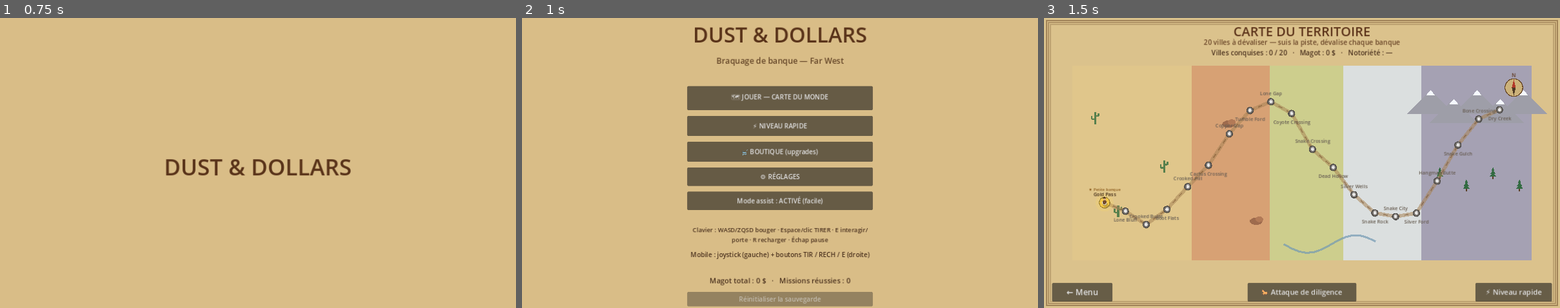
Above: before the commit, frames 1-3 (left to right).
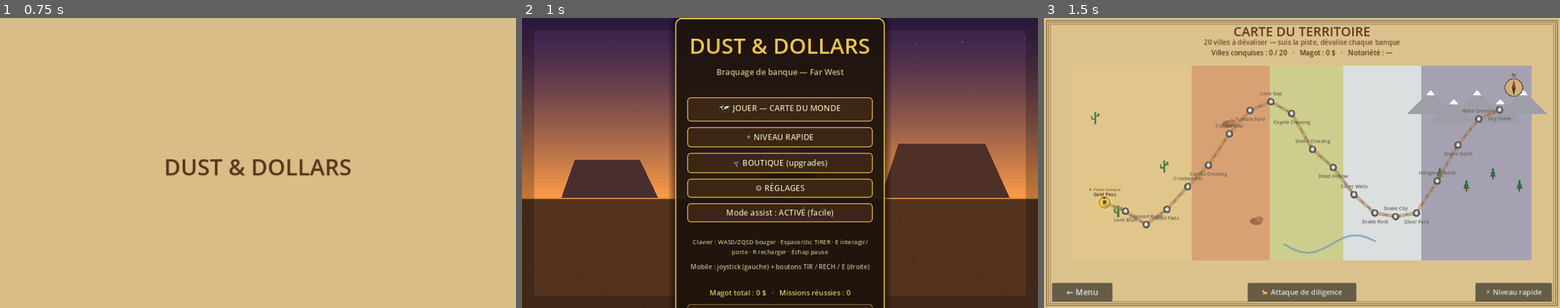
Above: after the commit, the same moments.

Repository: sebadiaz/Cowboys
Game: Godot game, scene res://scenes/Boot.tscn
The game is run twice, just before and just after one commit, with the same random seed, the same clock (stepped at 60 frames per second) and the same inputs.
Inputs (mouse positions are in pixels of both pictures, inside the frame that each line leads up to):
- Up to frame 1 (0.75 s): tap Enter at 0.5 s; move the mouse to (371, 148) at 0.52 s; hold D (move_right) from 0.53 s (still down); hold Space (fire) from 0.53 s (still down); click (371, 148) at 0.67 s
- Up to frame 2 (1 s): keep holding D (move_right); keep holding Space (fire)
- Up to frame 3 (1.5 s): release D (move_right) at 1.25 s; release Space (fire) at 1.25 s; click "🗺 JOUER — CARTE DU MONDE" at 1.25 s

Frame 1 is identical in both runs. In frame 2, 100% of the frame differs, in the area x 0-100%, y 0-100%; in frame 3, nothing differs.

Commit message:
Menus harmonisés au langage western (cuir/laiton/or) + décor de fond peint
- ui_theme.gd (Theme partagé): boutons cuir bordés or, panneau central lisible,
  titres dorés à contour. Appliqué à MainMenu / ResultScreen / ShopScreen.
- ui_backdrop.gd: coucher de soleil far-west peint (ciel dégradé, étoiles, soleil,
  mesas, sol), ambiance par écran (menu / victoire / échec / boutique).
- Boutique: lignes d'upgrade en panneaux cuir, bord vert si abordable.
- Couleurs de texte passées en crème/or pour lisibilité sur fond sombre.

Diff:
--- a/scripts/main_menu.gd
+++ b/scripts/main_menu.gd
@@ -9,25 +9,24 @@
 
 func _ready() -> void:
 	set_anchors_preset(Control.PRESET_FULL_RECT)
-
-	var bg := ColorRect.new()
-	bg.color = Color(0.85, 0.74, 0.53)
-	bg.set_anchors_preset(Control.PRESET_FULL_RECT)
-	bg.mouse_filter = Control.MOUSE_FILTER_IGNORE
-	add_child(bg)
+	theme = UiTheme.build()
+	UiTheme.add_backdrop(self, "menu")
 
 	var center := CenterContainer.new()
 	center.set_anchors_preset(Control.PRESET_FULL_RECT)
 	add_child(center)
 
+	var panel := UiTheme.panel()
+	center.add_child(panel)
+
 	var box := VBoxContainer.new()
 	box.custom_minimum_size = Vector2(460, 0)
 	box.add_theme_constant_override("separation", 14)
 	box.alignment = BoxContainer.ALIGNMENT_CENTER
-	center.add_child(box)
+	panel.add_child(box)
 
-	box.add_child(_label("DUST & DOLLARS", 52, Color(0.35, 0.2, 0.1)))
-	box.add_child(_label("Braquage de banque — Far West", 20, Color(0.4, 0.28, 0.16)))
+	box.add_child(UiTheme.title("DUST & DOLLARS", 54))
+	box.add_child(_label("Braquage de banque — Far West", 20, Color(0.85, 0.78, 0.55)))
 
 	box.add_child(_spacer(20))
 
@@ -66,17 +65,17 @@
 
 	box.add_child(_label(
 		"Clavier : WASD/ZQSD bouger · Espace/clic TIRER · E interagir/porte · R recharger · Échap pause", 15,
-		Color(0.3, 0.2, 0.12)))
+		Color(0.82, 0.75, 0.55)))
 	box.add_child(_label(
 		"Mobile : joystick (gauche) + boutons TIR / RECH / E (droite)", 16,
-		Color(0.3, 0.2, 0.12)))
+		Color(0.82, 0.75, 0.55)))
 
 	box.add_child(_spacer(12))
 
 	_magot_label = _label(
 		"Magot total : %d $   ·   Missions réussies : %d" % [
 			SaveManager.total_money, SaveManager.missions_completed], 18,
-		Color(0.3, 0.2, 0.12))
+		Color(0.95, 0.82, 0.4))
 	box.add_child(_magot_label)
 
 	# Réinitialiser la sauvegarde (discret) si la save bloque le test.
--- a/scripts/result_screen.gd
+++ b/scripts/result_screen.gd
@@ -6,29 +6,27 @@
 
 func _ready() -> void:
 	set_anchors_preset(Control.PRESET_FULL_RECT)
-
-	var bg := ColorRect.new()
-	bg.color = Color(0.12, 0.09, 0.06)
-	bg.set_anchors_preset(Control.PRESET_FULL_RECT)
-	bg.mouse_filter = Control.MOUSE_FILTER_IGNORE
-	add_child(bg)
+	theme = UiTheme.build()
 
 	var r: Dictionary = GameManager.last_result
 	var success: bool = bool(r.get("success", false))
+	UiTheme.add_backdrop(self, "win" if success else "lose")
 
 	var center := CenterContainer.new()
 	center.set_anchors_preset(Control.PRESET_FULL_RECT)
 	add_child(center)
 
+	var panel := UiTheme.panel()
+	center.add_child(panel)
+
 	var box := VBoxContainer.new()
 	box.custom_minimum_size = Vector2(460, 0)
 	box.add_theme_constant_override("separation", 12)
 	box.alignment = BoxContainer.ALIGNMENT_CENTER
-	center.add_child(box)
+	panel.add_child(box)
 
-	var title := _label("MISSION RÉUSSIE !" if success else "ÉCHEC DU BRAQUAGE", 40)
-	title.add_theme_color_override("font_color",
-		Color(0.4, 0.9, 0.4) if success else Color(0.95, 0.4, 0.35))
+	var title := UiTheme.title("MISSION RÉUSSIE !" if success else "ÉCHEC DU BRAQUAGE", 40,
+		Color(0.45, 0.95, 0.45) if success else Color(0.97, 0.42, 0.36))
 	box.add_child(title)
 
 	# Niveau joué.
--- a/scripts/shop_screen.gd
+++ b/scripts/shop_screen.gd
@@ -10,12 +10,8 @@
 
 func _ready() -> void:
 	set_anchors_preset(Control.PRESET_FULL_RECT)
-
-	var bg := ColorRect.new()
-	bg.color = Color(0.16, 0.12, 0.08)
-	bg.set_anchors_preset(Control.PRESET_FULL_RECT)
-	bg.mouse_filter = Control.MOUSE_FILTER_IGNORE
-	add_child(bg)
+	theme = UiTheme.build()
+	UiTheme.add_backdrop(self, "shop")
 
 	var margin := MarginContainer.new()
 	margin.set_anchors_preset(Control.PRESET_FULL_RECT)
@@ -66,6 +62,13 @@
 
 	var panel := PanelContainer.new()
 	panel.size_flags_horizontal = Control.SIZE_EXPAND_FILL
+	var sb := StyleBoxFlat.new()
+	sb.bg_color = Color(0.14, 0.09, 0.06, 0.92)
+	sb.set_corner_radius_all(10)
+	sb.set_border_width_all(2)
+	sb.border_color = (Color(0.5, 0.8, 0.4) if SaveManager.can_buy(key) else Color(0.5, 0.38, 0.22))
+	sb.set_content_margin_all(12)
+	panel.add_theme_stylebox_override("panel", sb)
 
 	var row := HBoxContainer.new()
 	row.add_theme_constant_override("separation", 14)
--- /dev/null
+++ b/scripts/ui_backdrop.gd
@@ -0,0 +1,76 @@
+extends Control
+## ui_backdrop.gd
+## Décor de fond peint pour les menus (coucher de soleil far-west) : ciel dégradé,
+## soleil, mesas en silhouette, sol. L'ambiance change selon `mood`
+## (menu / win / lose / shop). Aucun asset requis — tout en _draw().
+
+@export var mood := "menu"
+
+
+func _ready() -> void:
+	set_anchors_preset(Control.PRESET_FULL_RECT)
+	mouse_filter = Control.MOUSE_FILTER_IGNORE
+
+
+func _draw() -> void:
+	var s := size if size.x > 1.0 else get_viewport_rect().size
+	var top: Color
+	var horizon: Color
+	var ground: Color
+	var sun: Color
+	match mood:
+		"win":
+			top = Color(0.20, 0.12, 0.28); horizon = Color(1.0, 0.72, 0.32)
+			ground = Color(0.36, 0.23, 0.13); sun = Color(1.0, 0.93, 0.6)
+		"lose":
+			top = Color(0.09, 0.05, 0.09); horizon = Color(0.55, 0.18, 0.16)
+			ground = Color(0.14, 0.08, 0.07); sun = Color(0.75, 0.28, 0.20)
+		"shop":
+			top = Color(0.15, 0.10, 0.22); horizon = Color(0.95, 0.58, 0.30)
+			ground = Color(0.30, 0.20, 0.12); sun = Color(1.0, 0.85, 0.5)
+		_:
+			top = Color(0.22, 0.13, 0.30); horizon = Color(1.0, 0.62, 0.28)
+			ground = Color(0.33, 0.20, 0.12); sun = Color(1.0, 0.88, 0.5)
+
+	var hy := s.y * 0.62
+	# Ciel dégradé (bandes lerp).
+	var strips := 48
+	for i in range(strips):
+		var t := float(i) / strips
+		var c := top.lerp(horizon, pow(t, 1.4))
+		draw_rect(Rect2(0, t * hy, s.x, hy / strips + 1.0), c)
+	# Étoiles dans le haut sombre.
+	var rng := RandomNumberGenerator.new()
+	rng.seed = 1337
+	for i in range(40):
+		var p := Vector2(rng.randf() * s.x, rng.randf() * hy * 0.5)
+		draw_circle(p, rng.randf_range(0.6, 1.4), Color(1, 1, 1, rng.randf_range(0.1, 0.4)))
+	# Soleil + halo.
+	var sc := Vector2(s.x * 0.5, hy * 0.74)
+	for g in range(7):
+		draw_circle(sc, 90.0 - g * 9.0, Color(sun.r, sun.g, sun.b, 0.05))
+	draw_circle(sc, 46.0, sun)
+	draw_circle(sc, 46.0, horizon.darkened(0.1), false, 2.0)
+	# Mesas en silhouette.
+	_mesa(Vector2(s.x * 0.17, hy), 240.0, 95.0, ground.lerp(top, 0.35))
+	_mesa(Vector2(s.x * 0.82, hy), 320.0, 135.0, ground.lerp(top, 0.18))
+	_mesa(Vector2(s.x * 0.52, hy), 180.0, 70.0, ground.lerp(top, 0.45))
+	# Sol.
+	draw_rect(Rect2(0, hy, s.x, s.y - hy), ground)
+	draw_rect(Rect2(0, hy, s.x, 3.0), horizon.darkened(0.15))
+	for i in range(60):
+		var gx := rng.randf() * s.x
+		var gy := hy + rng.randf() * (s.y - hy)
+		draw_circle(Vector2(gx, gy), rng.randf_range(1.0, 2.4), ground.darkened(0.25))
+	# Vignette d'ambiance.
+	draw_rect(Rect2(0, 0, s.x, s.y), Color(0, 0, 0, 0.22), false, 60.0)
+
+
+func _mesa(base: Vector2, w: float, h: float, col: Color) -> void:
+	var hw := w * 0.5
+	draw_colored_polygon(PackedVector2Array([
+		base + Vector2(-hw, 0),
+		base + Vector2(-hw * 0.72, -h),
+		base + Vector2(hw * 0.62, -h),
+		base + Vector2(hw, 0),
+	]), col)
--- /dev/null
+++ b/scripts/ui_theme.gd
@@ -0,0 +1,87 @@
+extends RefCounted
+class_name UiTheme
+## ui_theme.gd
+## Langage visuel partagé des menus "Dust & Dollars" : boutons cuir/laiton,
+## panneau central lisible, titres western, et décor de fond peint (ui_backdrop).
+## Un seul Theme appliqué à la racine -> tous les boutons/labels héritent du style.
+
+const BackdropScript := preload("res://scripts/ui_backdrop.gd")
+
+const GOLD := Color(0.95, 0.78, 0.32)
+const CREAM := Color(0.98, 0.92, 0.72)
+const LEATHER := Color(0.22, 0.14, 0.08)
+
+
+## Theme global à poser sur la racine d'un écran (Control.theme = UiTheme.build()).
+static func build() -> Theme:
+	var t := Theme.new()
+	t.set_stylebox("normal", "Button", _sb(Color(0.24, 0.15, 0.09), GOLD.darkened(0.1), 2.0))
+	t.set_stylebox("hover", "Button", _sb(Color(0.34, 0.21, 0.11), Color(1.0, 0.85, 0.4), 2.0))
+	t.set_stylebox("pressed", "Button", _sb(Color(0.16, 0.10, 0.05), GOLD.darkened(0.25), 2.0))
+	t.set_stylebox("disabled", "Button", _sb(Color(0.18, 0.15, 0.12), Color(0.4, 0.35, 0.3), 2.0))
+	t.set_stylebox("focus", "Button", StyleBoxEmpty.new())
+	t.set_color("font_color", "Button", CREAM)
+	t.set_color("font_hover_color", "Button", Color(1, 0.98, 0.85))
+	t.set_color("font_pressed_color", "Button", GOLD)
+	t.set_color("font_disabled_color", "Button", Color(0.7, 0.65, 0.55))
+	t.set_color("font_outline_color", "Button", Color(0.05, 0.03, 0.02))
+	t.set_constant("outline_size", "Button", 4)
+	t.set_font_size("font_size", "Button", 20)
+	# Labels : crème lisible + contour, par défaut.
+	t.set_color("font_color", "Label", CREAM)
+	t.set_color("font_outline_color", "Label", Color(0.05, 0.03, 0.02))
+	t.set_constant("outline_size", "Label", 4)
+	return t
+
+
+## Décor de fond plein écran (à ajouter en premier enfant).
+static func add_backdrop(parent: Control, mood := "menu") -> Control:
+	var bd := Control.new()
+	bd.set_script(BackdropScript)
+	bd.set("mood", mood)
+	bd.set_anchors_preset(Control.PRESET_FULL_RECT)
+	bd.mouse_filter = Control.MOUSE_FILTER_IGNORE
+	parent.add_child(bd)
+	return bd
+
+
+## Panneau central cuir (lisibilité du contenu par-dessus le décor).
+## On y ajoute directement la VBox de contenu ; le padding vient du stylebox.
+static func panel() -> PanelContainer:
+	var p := PanelContainer.new()
+	var sb := StyleBoxFlat.new()
+	sb.bg_color = Color(0.12, 0.08, 0.05, 0.88)
+	sb.set_corner_radius_all(16)
+	sb.set_border_width_all(3)
+	sb.border_color = GOLD.darkened(0.05)
+	sb.set_content_margin_all(30)
+	sb.shadow_color = Color(0, 0, 0, 0.5)
+	sb.shadow_size = 18
+	p.add_theme_stylebox_override("panel", sb)
+	return p
+
+
+## Titre western (gros, doré, contour).
+static func title(text: String, font_size: int, color := GOLD) -> Label:
+	var l := Label.new()
+	l.text = text
+	l.add_theme_font_size_override("font_size", font_size)
+	l.add_theme_color_override("font_color", color)
+	l.add_theme_color_override("font_outline_color", Color(0.05, 0.03, 0.02))
+	l.add_theme_constant_override("outline_size", 6)
+	l.horizontal_alignment = HORIZONTAL_ALIGNMENT_CENTER
+	l.mouse_filter = Control.MOUSE_FILTER_IGNORE
+	return l
+
+
+static func _sb(bg: Color, border: Color, bw: float) -> StyleBoxFlat:
+	var sb := StyleBoxFlat.new()
+	sb.bg_color = bg
+	sb.set_corner_radius_all(8)
+	sb.set_border_width_all(int(bw))
+	sb.border_color = border
+	sb.content_margin_left = 16
+	sb.content_margin_right = 16
+	sb.content_margin_top = 9
+	sb.content_margin_bottom = 9
+	return sb
